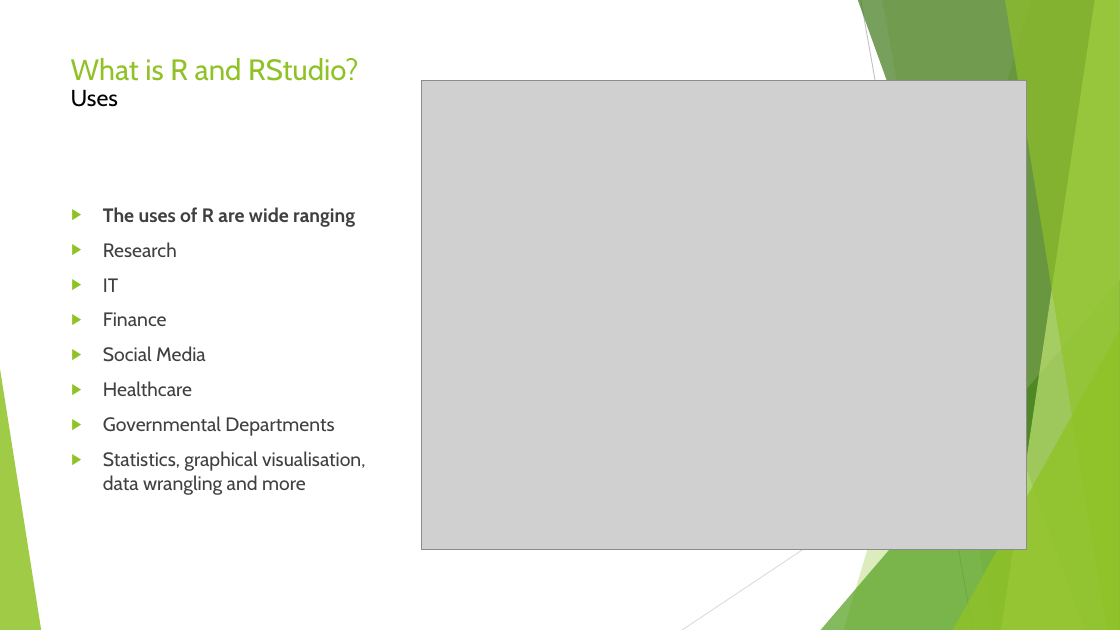
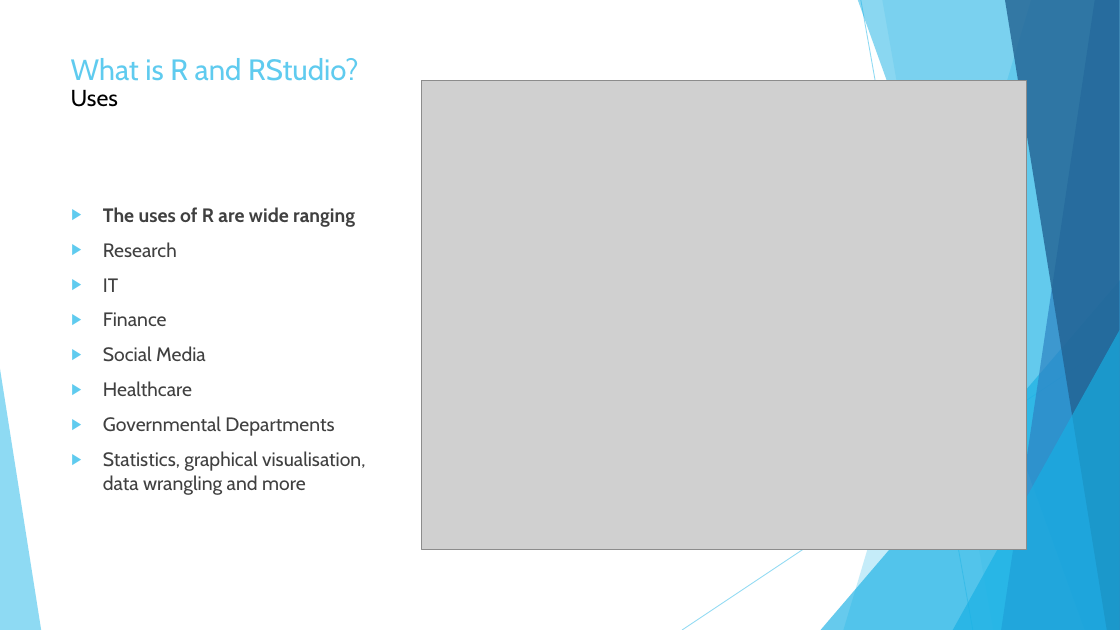
Before and after one commit to DCS-training/IntroToRAndRStudio, a slide deck: slide 5 of 2024/Introduction to R and RStudio.pptx. Drawn at 1120x630 pixels with LibreOffice and Linux fonts; fonts in the diff are those of the drawing; grey boxes stand for pictures. Boxes give left, top, right and bottom in pixels: in the first picture for what was removed or moved away, otherwise in the second. Text is boxed around its words. In the diff, an @@ line names an element or a change of style, - is before the commit and + after.

```diff
--- a/2024/Introduction to R and RStudio.pptx
+++ b/2024/Introduction to R and RStudio.pptx
@@ freeform shape at (844,0,1120,630): fill #90C226 at 30% opacity to #5FCBEF at 36% opacity @@
@@ freeform shape at (858,0,1120,630): fill #3F7819 at 70% opacity to #17B0E4 at 50% opacity @@
@@ line (861, 0) - (973, 630): stroke #BFBFBF 0.75 pt to #5FCBEF 0.75 pt @@
@@ freeform shape at (882,0,1120,630): fill #90C226 at 20% opacity to #5FCBEF at 20% opacity @@
@@ freeform shape at (1002,0,1120,630): fill #C0E474 at 70% opacity to #2E83C3 at 70% opacity @@
@@ freeform shape at (1005,0,1120,630): fill #90C226 at 65% opacity to #226292 at 80% opacity @@
@@ title "What is R and RStudio? ..." at (71,58,358,107): text colour #90C226 to #5FCBEF in "What is R and RStudio?" @@
@@ text "The uses of R are ..." at (103,207,365,495): bullet colour #90C226 to #5FCBEF @@
@@ triangle at (821,280,1120,630): fill #54A021 at 72% opacity to #17B0E4 at 66% opacity @@
@@ line (1120, 339) - (682, 630): stroke #D9D9D9 0.75 pt to #5FCBEF 0.75 pt @@
@@ triangle at (953,330,1120,630): fill #90C226 at 80% opacity to #17B0E4 at 66% opacity @@
@@ triangle at (0,369,41,630): fill #90C226 at 85% opacity to #5FCBEF at 70% opacity @@
```
Also in this commit, not shown: 8 other slides changed, 1 slide added, 1 slide removed.
